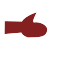
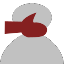
Layer changes from the first 64 × 64 image to the second:
showed "Background" over [0, 3, 64, 64]
